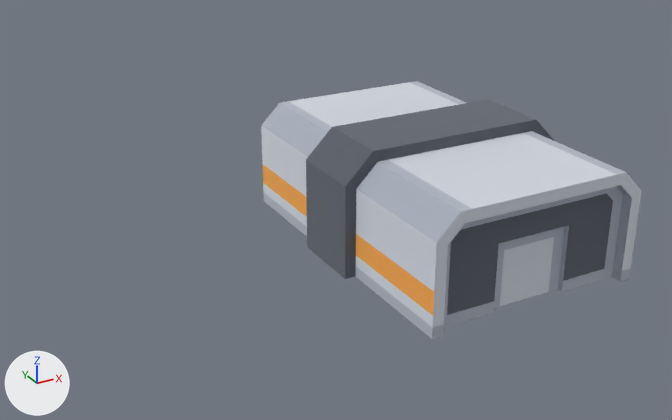
Two versions of the glTF model public/models/mars/hangar_largeB.glb, one commit apart.
Rendered twice from a camera (50 mm lens) standing at (-2.53, -7.92, 3.69) and looking at (1.26, -1.04, 0.25). The axes (+X, +Y, +Z) are drawn at lower left. The lights are the same throughout. The picture after the commit comes second.

In view in the first picture: 'gate.001', 'hangar_largeB'.
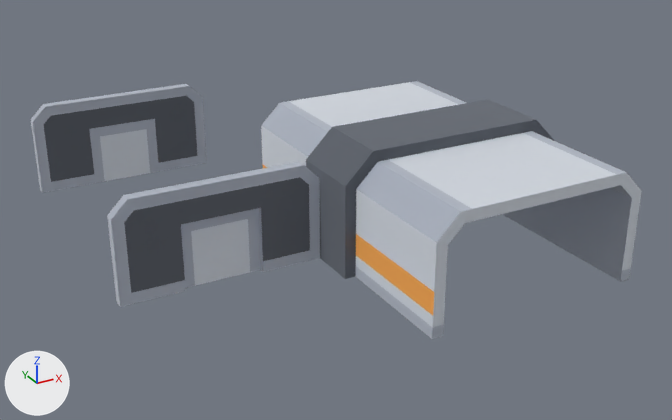
The newer file is also turned or shifted as a whole; pictures and numbers use the older file's frame.

Edits to the scene script, one JSON object a line:
```json
{"op": "add", "block": "me_mesh_gate_002", "code": ["me_mesh_gate_002 = bpy.data.meshes.new('Mesh gate.002')", "me_mesh_gate_002.from_pydata(...)  # 48 vertices, 98 faces; spans x -4.9..-3.1, y 1.6..1.7, z 0.0..0.9", "# faces by material slot: [76, 6, 16]", "me_mesh_gate_002.materials.append(mat_metaldark)  # light grey #d6dbe4", "me_mesh_gate_002.materials.append(mat_metal)  # white #edf0f5", "me_mesh_gate_002.materials.append(mat_dark)  # grey #8f949e"]}
{"op": "add", "block": "me_mesh_gate_003", "code": ["me_mesh_gate_003 = bpy.data.meshes.new('Mesh gate.003')", "me_mesh_gate_003.from_pydata(...)  # 48 vertices, 98 faces; spans x -4.9..-3.1, y 4.3..4.4, z 0.0..0.9", "# faces by material slot: [76, 6, 16]", "me_mesh_gate_003.materials.append(mat_metaldark)  # light grey #d6dbe4", "me_mesh_gate_003.materials.append(mat_metal)  # white #edf0f5", "me_mesh_gate_003.materials.append(mat_dark)  # grey #8f949e"]}
{"op": "remove", "block": "ob_gate_001", "code": ["ob_gate_001 = bpy.data.objects.new('gate.001', me_mesh_gate)", "ob_gate_001.parent = ob_hangar_largeb", "ob_gate_001.location = (0.0, -1.35, 0.0)", "ob_gate_001.rotation_euler = (0.0, 0.0, 3.142)  # degrees (0, 0, 180)"]}
{"op": "add", "block": "ob_gate_003", "code": ["ob_gate_003 = bpy.data.objects.new('gate.003', me_mesh_gate_002)", "ob_gate_003.location = (4.0, -3.0, 0.0)"]}
{"op": "add", "block": "ob_gate_002", "code": ["ob_gate_002 = bpy.data.objects.new('gate.002', me_mesh_gate_003)", "ob_gate_002.location = (4.0, -3.0, 0.0)"]}
```

Changed parts and their boxes [x1, y1, x2, y2] in the pictures (672 x 420 px):
```json
{"object": "gate.003", "change": "added", "after": [107, 162, 320, 307], "faces in mat_dark (grey #8f949e)": [124, 177, 310, 293], "faces in mat_metaldark (light grey #d6dbe4)": [107, 162, 320, 307], "faces in mat_metal (white #edf0f5)": [191, 219, 250, 285]}
{"object": "gate.001", "change": "deleted", "before": [444, 186, 623, 327], "faces in mat_dark (grey #8f949e)": [447, 193, 613, 315], "faces in mat_metaldark (light grey #d6dbe4)": [444, 186, 623, 327], "faces in mat_metal (white #edf0f5)": [500, 237, 554, 306]}
{"object": "gate.002", "change": "added", "after": [31, 84, 207, 193], "faces in mat_dark (grey #8f949e)": [44, 96, 198, 182], "faces in mat_metaldark (light grey #d6dbe4)": [31, 84, 207, 193], "faces in mat_metal (white #edf0f5)": [100, 129, 150, 181]}
```
